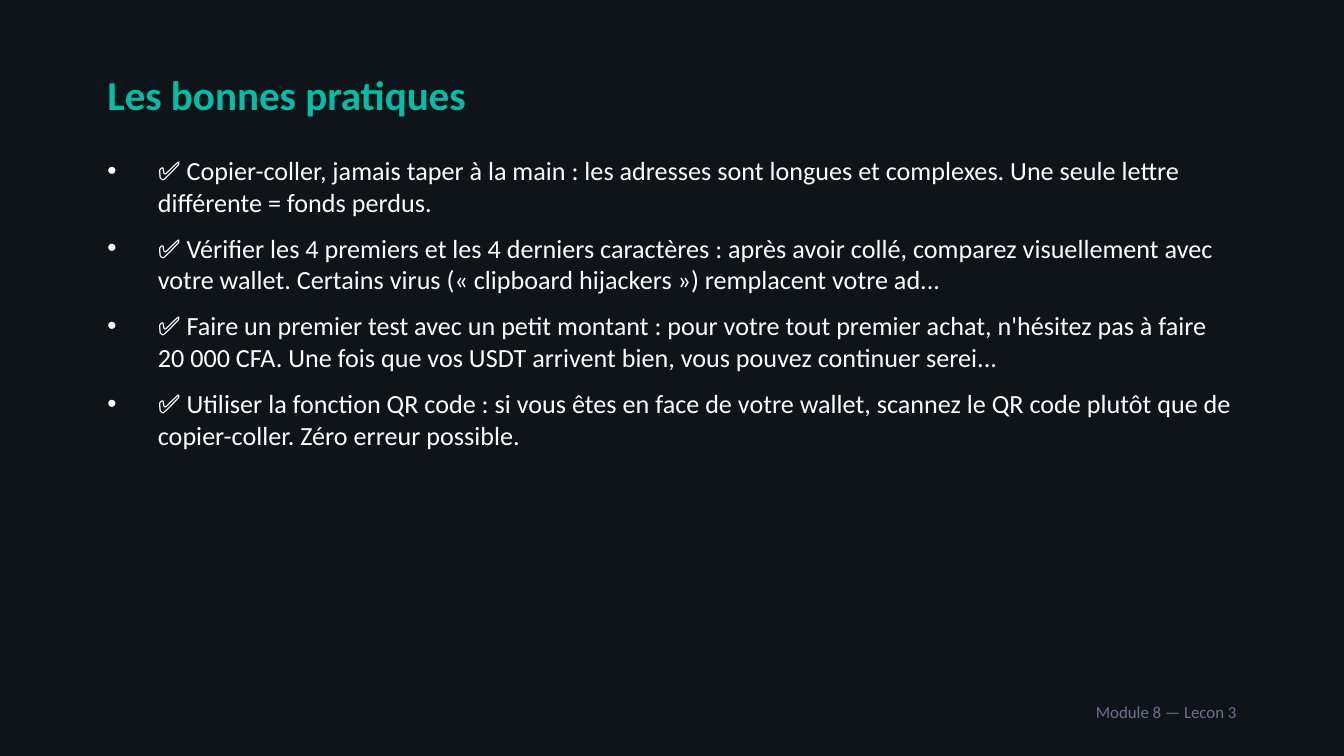
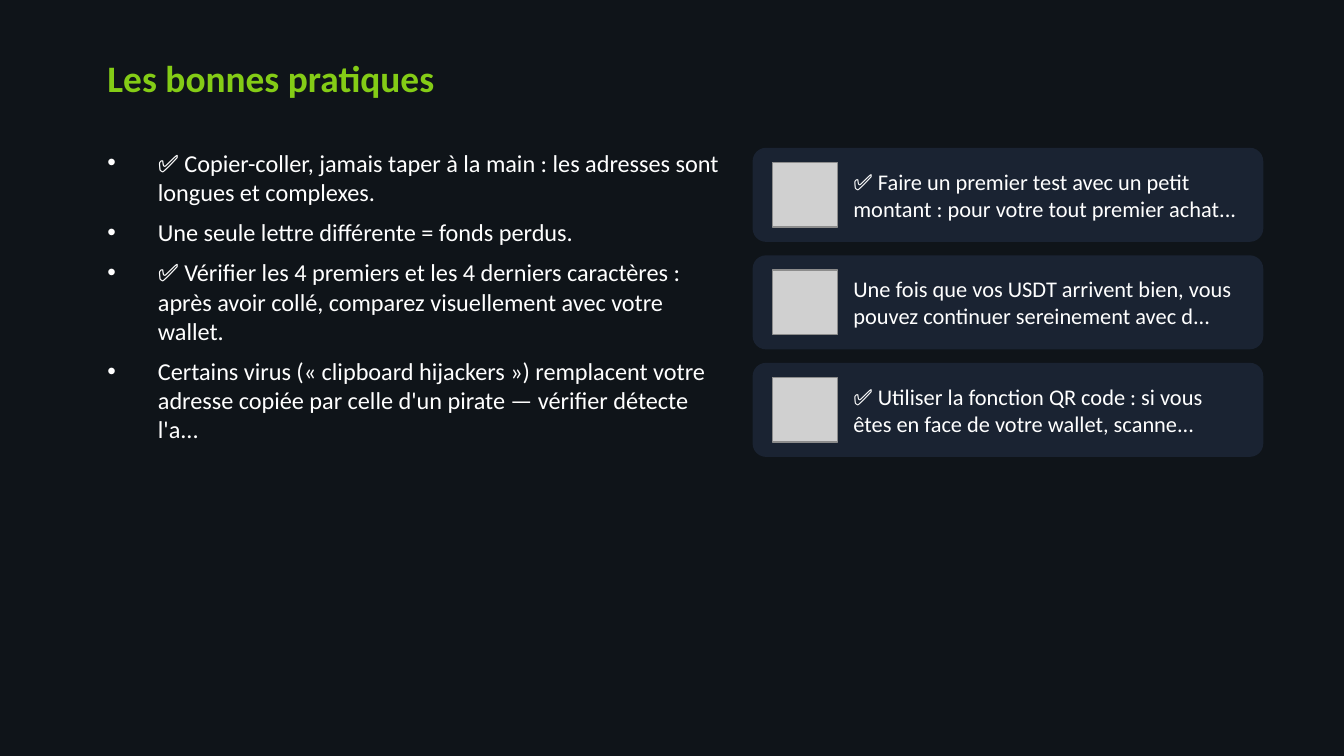
Before and after one commit to ooble27/acheter-tether-avec-terex, a slide deck: slide 22 of public/course-materials/pptx/Module-08-Acheter-son-premier-USDT-sur-Terex.pptx (slide 21 before the commit). Drawn at 1344x756 pixels with LibreOffice and Linux fonts; fonts in the diff are those of the drawing; grey boxes stand for pictures. Boxes give left, top, right and bottom in pixels: in the first picture for what was removed or moved away, otherwise in the second. Text is boxed around its words. In the diff, an @@ line names an element or a change of style, - is before the commit and + after.

Commit message:
feat(academy): redesign UX + enrich course materials with illustrations (#42)
- 4-view navigation (catalog → course → module → lesson) replacing accordion layout
- Color-coded module cards grid with progress rings and download buttons
- All 11 modules now have visually rich PPTX/PDF with embedded icons, varied layouts
- Added Module-02 (Sécurité et portefeuilles) materials

```diff
--- a/public/course-materials/pptx/Module-08-Acheter-son-premier-USDT-sur-Terex.pptx
+++ b/public/course-materials/pptx/Module-08-Acheter-son-premier-USDT-sur-Terex.pptx
@@ text "Les bonnes pratiques": place and size @@
-text "Les bonnes pratiques" at <box>107,81,465,117</box>
+text "Les bonnes pratiques" at <box>107,66,434,98</box>
@@ text "Les bonnes pratiques" at <box>107,66,434,98</box>: size 22 to 20 pt, text colour #00BFA6 to #84CC16 @@
@@ rounded rectangle added at <box>753,148,1263,242</box>, fill #1A2332 @@
@@ text at <box>158,155,719,438</box>: text changed; size 14 to 13 pt @@
-• ✅ Copier-coller, jamais taper à la main : les adresses sont longues et complexes. Une seule lettre différente = fonds perdus.
-• ✅ Vérifier les 4 premiers et les 4 derniers caractères : après avoir collé, comparez visuellement avec votre wallet. Certains virus (« clipboard hijackers ») remplacent votre ad...
-• ✅ Faire un premier test avec un petit montant : pour votre tout premier achat, n'hésitez pas à faire 20 000 CFA. Une fois que vos USDT arrivent bien, vous pouvez continuer serei...
-• ✅ Utiliser la fonction QR code : si vous êtes en face de votre wallet, scannez le QR code plutôt que de copier-coller. Zéro erreur possible.
+• ✅ Copier-coller, jamais taper à la main : les adresses sont longues et complexes.
+• Une seule lettre différente = fonds perdus.
+• ✅ Vérifier les 4 premiers et les 4 derniers caractères : après avoir collé, comparez visuellement avec votre wallet.
+• Certains virus (« clipboard hijackers ») remplacent votre adresse copiée par celle d'un pirate — vérifier détecte l'a...
@@ picture added at <box>773,163,837,227</box> @@
@@ text added at <box>853,174,1236,221</box>, 12 pt, text #FFFFFF @@
+✅ Faire un premier test avec un petit montant : pour votre tout premier achat...
@@ rounded rectangle added at <box>753,255,1263,349</box>, fill #1A2332 @@
@@ picture added at <box>773,270,837,335</box> @@
@@ text added at <box>853,281,1231,328</box>, 12 pt, text #FFFFFF @@
+Une fois que vos USDT arrivent bien, vous pouvez continuer sereinement avec d...
@@ rounded rectangle added at <box>753,363,1263,457</box>, fill #1A2332 @@
@@ picture added at <box>773,378,837,442</box> @@
@@ text added at <box>853,389,1202,435</box>, 12 pt, text #FFFFFF @@
+✅ Utiliser la fonction QR code : si vous êtes en face de votre wallet, scanne...
@@ text removed at <box>1096,706,1237,718</box> @@
-Module 8 — Lecon 3
```
Also in this commit, not shown: 42 other slides changed, 2 slides added, 23 other files.
